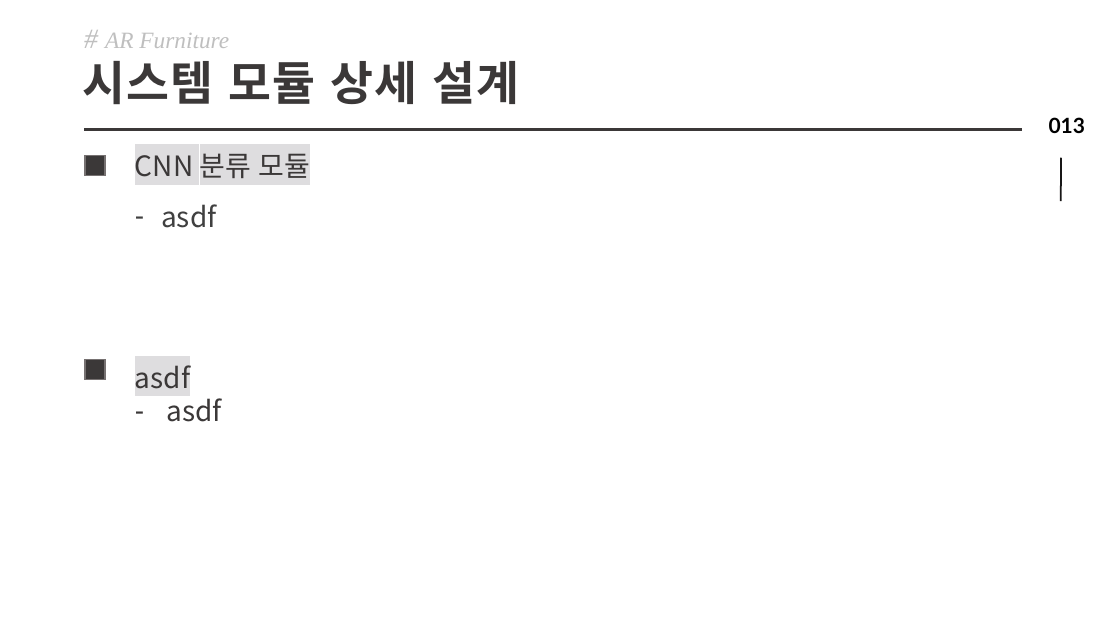
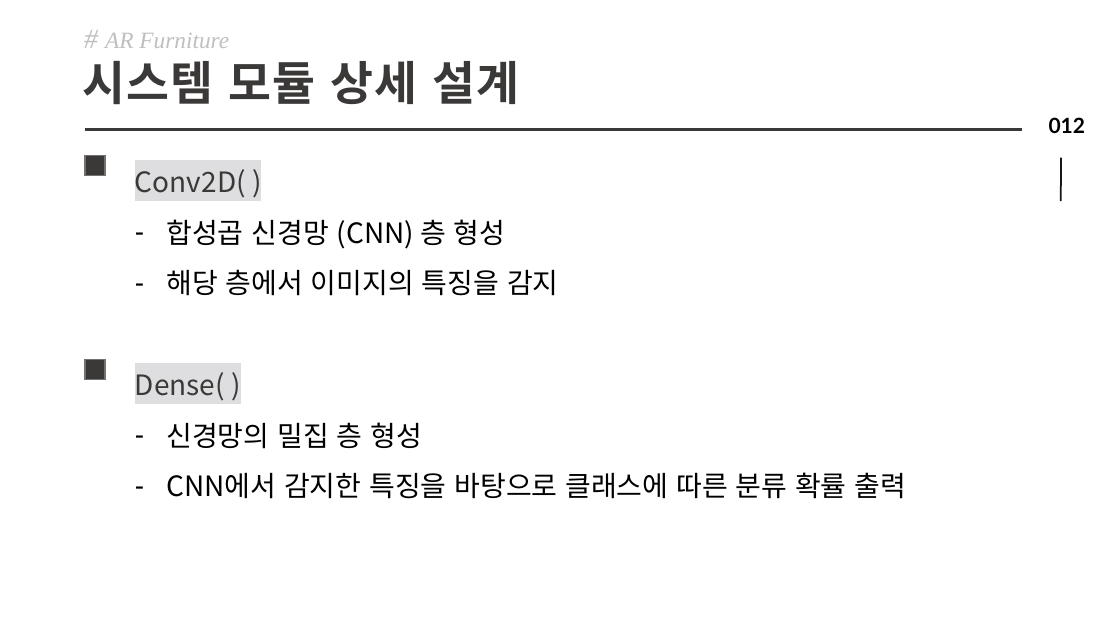
Before and after one commit to wlsdnjs0707/KPU_FurnitureArrangement, a slide deck: slide 12 of 제안서,계획서/2차/종합설계_2차설계서.pptx (slide 13 before the commit). Drawn at 1120x630 pixels with LibreOffice and Linux fonts; fonts in the diff are those of the drawing. Boxes give left, top, right and bottom in pixels: in the first picture for what was removed or moved away, otherwise in the second. Text is boxed around its words. In the diff, an @@ line names an element or a change of style, - is before the commit and + after.

```diff
--- a/제안서,계획서/2차/종합설계_2차설계서.pptx
+++ b/제안서,계획서/2차/종합설계_2차설계서.pptx
@@ page number at (1049,117,1086,133): text changed @@
-013
+012
@@ text at (135,169,559,296): text changed; text colour #3B3838 to #000000 @@
-CNN 분류 모듈
-– asdf
+Conv2D( )
+– 합성곱 신경망 (CNN) 층 형성
+– 해당 층에서 이미지의 특징을 감지
@@ text removed at (135,365,221,422) @@
-asdf
-– asdf
@@ text added at (135,372,906,499), 24 pt, text #000000 @@
+Dense( )
+– 신경망의 밀집 층 형성
+– CNN에서 감지한 특징을 바탕으로 클래스에 따른 분류 확률 출력
```
Also in this commit, not shown: 5 other slides changed, 1 slide added, 1 slide removed, 3 other files.
